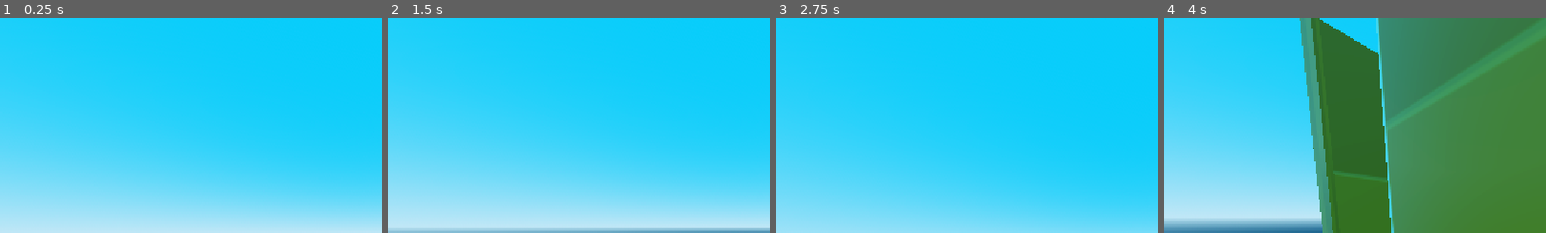
Above: before the commit, frames 1-4 (left to right).
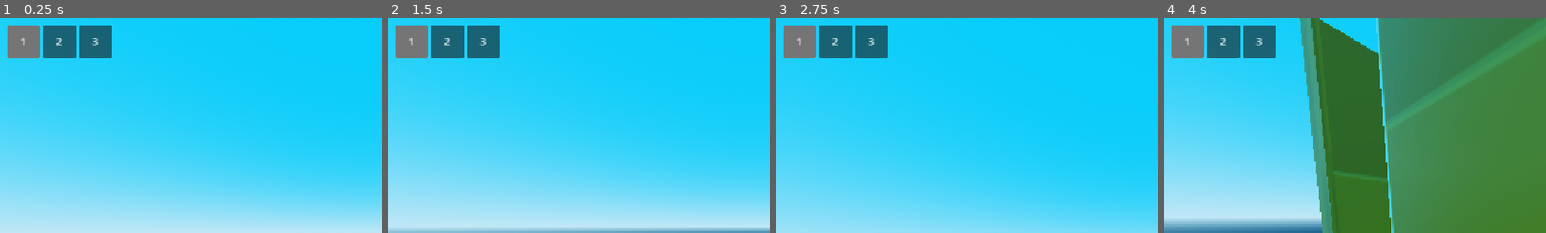
Above: after the commit, the same moments.

Repository: sharkpossum/Hex-Factor
Game: Godot game, scene res://scenes/world/world.tscn
The game is run twice, just before and just after one commit, with the same random seed, the same clock (stepped at 60 frames per second) and the same inputs.
Inputs (mouse positions are % of the whole screen's width and height, from its top left):
- Up to frame 1 (0.25 s): no input
- Up to frame 2 (1.5 s): move the mouse to (55, 50) at 0.52 s; hold W (forward) from 0.53 s (still down); tap E (interact) at 0.6 s; tap Space (jump) at 0.77 s; move the mouse to (45, 50) at 1.27 s; tap C (crouch) at 1.35 s
- Up to frame 3 (2.75 s): keep holding W (forward); tap Space (jump) at 1.52 s; tap E (interact) at 1.55, 2.1 s; move the mouse to (52, 48) at 2.02 s
- Up to frame 4 (4 s): keep holding W (forward); move the mouse to (49, 52) at 2.77 s; click (49, 52) at 2.85 s; tap Space (jump) at 3.02, 3.77 s; tap E (interact) at 3.05, 3.8 s; move the mouse to (57, 51) at 3.52 s; tap Shift (sprint) at 3.6 s
The pictures show only the part of the screen within x 0-50%, y 0-50%; the shares and areas given below are measured in that part.

The runs differ from the first frame. In frame 1, 3.9% of the frame differs, in the area x 2-30%, y 3-19%; in frame 2, 3.9%; in frame 3, 3.9%; in frame 4, 3.9%.

Commit message:
created hotbar UI, removed unnecessary preloads

Diff:
--- a/project.godot
+++ b/project.godot
@@ -87,6 +87,21 @@
 "events": [Object(InputEventMouseButton,"resource_local_to_scene":false,"resource_name":"","device":-1,"window_id":0,"a …(253 unchanged characters)…
 ]
 }
+hotkey_1={
+"deadzone": 0.2,
+"events": [Object(InputEventKey,"resource_local_to_scene":false,"resource_name":"","device":-1,"window_id":0,"alt_pressed":false,"shift_pressed":false,"ctrl_pressed":false,"meta_pressed":false,"pressed":false,"keycode":0,"physical_keycode":49,"key_label":0,"unicode":49,"location":0,"echo":false,"script":null)
+]
+}
+hotkey_2={
+"deadzone": 0.2,
+"events": [Object(InputEventKey,"resource_local_to_scene":false,"resource_name":"","device":-1,"window_id":0,"alt_pressed":false,"shift_pressed":false,"ctrl_pressed":false,"meta_pressed":false,"pressed":false,"keycode":0,"physical_keycode":50,"key_label":0,"unicode":50,"location":0,"echo":false,"script":null)
+]
+}
+hotkey_3={
+"deadzone": 0.2,
+"events": [Object(InputEventKey,"resource_local_to_scene":false,"resource_name":"","device":-1,"window_id":0,"alt_pressed":false,"shift_pressed":false,"ctrl_pressed":false,"meta_pressed":false,"pressed":false,"keycode":0,"physical_keycode":51,"key_label":0,"unicode":51,"location":0,"echo":false,"script":null)
+]
+}
 
 [layer_names]
 
--- a/scenes/player/player.tscn
+++ b/scenes/player/player.tscn
@@ -1,19 +1,21 @@
-[gd_scene load_steps=18 format=3 uid="uid://df4cptti61gjf"]
+[gd_scene load_steps=20 format=3 uid="uid://df4cptti61gjf"]
 
 [ext_resource type="Script" uid="uid://c6ookd8igxpbd" path="res://scenes/player/player.gd" id="1_8afob"]
 [ext_resource type="Script" uid="uid://d0gqgbr6j57ku" path="res://scenes/player/head.gd" id="2_0owmy"]
 [ext_resource type="Script" uid="uid://d2hchdfcm54xq" path="res://scenes/player/player_gui.gd" id="2_fcs02"]
 [ext_resource type="Script" uid="uid://g3oyeat67n0i" path="res://scripts/states/State_Machine.gd" id="3_gmlin"]
+[ext_resource type="PackedScene" uid="uid://cqseil26u8ago" path="res://scenes/player/ui/hotbar_ui.tscn" id="3_myrg7"]
+[ext_resource type="PackedScene" uid="uid://c608uaatt5mr6" path="res://scenes/ui/Reticle.tscn" id="4_kvlxm"]
 [ext_resource type="Script" uid="uid://b7gd5fncajrhf" path="res://scripts/Player_Stats.gd" id="4_lvxji"]
 [ext_resource type="Script" uid="uid://blm1er027g3ae" path="res://scenes/player/states/movement/Walking.gd" id="4_p47bc"]
 [ext_resource type="Resource" uid="uid://bbv1n18l8nhma" path="res://scenes/player/states/resources/player_inventory.tres" id="5_fm80t"]
 [ext_resource type="Resource" uid="uid://c0ajcrf01ge0x" path="res://scenes/player/states/resources/player_config.tres" id="5_je7p5"]
 [ext_resource type="Script" uid="uid://3uouxr0i3o4g" path="res://scenes/player/states/movement/Sprinting.gd" id="5_p47bc"]
 [ext_resource type="Script" uid="uid://df6uony5jsrkw" path="res://scenes/player/states/movement/Crouching.gd" id="6_75vfm"]
-[ext_resource type="Script" uid="uid://bwyryc1isr0m5" path="res://scenes/player/states/interaction/Neutral.gd" id="9_5gtgg"]
 [ext_resource type="Script" uid="uid://cocnkjd2dqw2i" path="res://scenes/player/states/interaction/In_Inventory.gd" id="10_h17s1"]
 [ext_resource type="Script" uid="uid://b02xxwca4h31" path="res://scenes/player/states/movement/In_Menu.gd" id="12_fm80t"]
 [ext_resource type="Script" uid="uid://8adk86412iwr" path="res://scripts/components/Component_Manager.gd" id="13_gx1jg"]
+[ext_resource type="Script" uid="uid://bwyryc1isr0m5" path="res://scenes/player/states/interaction/Neutral.gd" id="14_kvlxm"]
 [ext_resource type="Script" uid="uid://chr7p01seflwc" path="res://scripts/components/Inventory_Component.gd" id="14_ugbui"]
 
 [sub_resource type="CapsuleMesh" id="CapsuleMesh_x7p2l"]
@@ -35,6 +37,15 @@
 grow_vertical = 2
 mouse_filter = 1
 script = ExtResource("2_fcs02")
+
+[node name="HotbarUI" parent="PlayerGUI" instance=ExtResource("3_myrg7")]
+unique_name_in_owner = true
+layout_mode = 1
+anchors_preset = 15
+
+[node name="Reticle" parent="PlayerGUI" instance=ExtResource("4_kvlxm")]
+unique_name_in_owner = true
+layout_mode = 1
 
 [node name="PlayerBody" type="CharacterBody3D" parent="."]
 unique_name_in_owner = true
@@ -95,11 +106,12 @@
 script = ExtResource("3_gmlin")
 initial_state = NodePath("Neutral")
 
-[node name="Neutral" type="Node" parent="InteractingState"]
-script = ExtResource("9_5gtgg")
-
 [node name="In_Inventory" type="Node" parent="InteractingState"]
 script = ExtResource("10_h17s1")
+
+[node name="Neutral" type="Node" parent="InteractingState"]
+script = ExtResource("14_kvlxm")
+metadata/_custom_type_script = "uid://bwyryc1isr0m5"
 
 [node name="Component_Manager" type="Node" parent="."]
 script = ExtResource("13_gx1jg")
--- a/scenes/player/states/interaction/In_Menu_State.gd
+++ b/scenes/player/states/interaction/In_Menu_State.gd
@@ -5,6 +5,8 @@
 @onready var player_movement_state: State_Machine = %MovementState
 
 func Enter():
+	%HotbarUI.visible = false;
+	%Reticle.visible = false;
 	Input.mouse_mode = Input.MOUSE_MODE_VISIBLE
 	player_stats.CAN_MOVE = false
 	player_stats.CAN_LOOK = false
@@ -12,6 +14,8 @@
 
 
 func Exit():
+	%HotbarUI.visible = true;
+	%Reticle.visible = true;
 	Input.mouse_mode = Input.MOUSE_MODE_CAPTURED
 	player_stats.CAN_MOVE = true
 	player_stats.CAN_LOOK = true
--- a/scenes/player/states/interaction/Neutral.gd
+++ b/scenes/player/states/interaction/Neutral.gd
@@ -6,16 +6,10 @@
 var interaction_target: Node3D
 var interaction_target_component: Interactible_Component
 
-var recticle_scene = preload("res://scenes/ui/Reticle.tscn")
-var recticle: Control
-
 func Enter():
-	recticle = recticle_scene.instantiate()
-	GUI.add_child(recticle)
 	Input.mouse_mode = Input.MOUSE_MODE_CAPTURED
 
 func Exit():
-	GUI.remove_child(recticle)
 	pass
 
 func Physics_Update(_delta: float):
--- /dev/null
+++ b/scenes/player/ui/hotbar_ui.tscn
@@ -0,0 +1,83 @@
+[gd_scene format=3 uid="uid://cqseil26u8ago"]
+
+[node name="HotbarUI" type="Control"]
+layout_mode = 3
+anchor_right = 1.0
+anchor_bottom = 1.0
+grow_horizontal = 2
+grow_vertical = 2
+mouse_filter = 1
+
+[node name="HBoxContainer" type="HBoxContainer" parent="."]
+layout_mode = 1
+anchors_preset = -1
+offset_left = 10.0
+offset_top = 10.0
+offset_right = 10.0
+offset_bottom = 10.0
+
+[node name="Hotbar_Slot_1" type="Panel" parent="HBoxContainer"]
+custom_minimum_size = Vector2(50, 50)
+layout_mode = 2
+mouse_filter = 1
+
+[node name="CenterContainer" type="CenterContainer" parent="HBoxContainer/Hotbar_Slot_1"]
+layout_mode = 1
+anchors_preset = 15
+anchor_right = 1.0
+anchor_bottom = 1.0
+grow_horizontal = 2
+grow_vertical = 2
+
+[node name="Label" type="Label" parent="HBoxContainer/Hotbar_Slot_1/CenterContainer"]
+layout_mode = 2
+text = "1"
+horizontal_alignment = 1
+vertical_alignment = 1
+
+[node name="Selector" type="ColorRect" parent="HBoxContainer/Hotbar_Slot_1"]
+z_index = -5
+layout_mode = 1
+anchors_preset = 15
+anchor_right = 1.0
+anchor_bottom = 1.0
+grow_horizontal = 2
+grow_vertical = 2
+
+[node name="Hotbar_Slot_2" type="Panel" parent="HBoxContainer"]
+custom_minimum_size = Vector2(50, 50)
+layout_mode = 2
+mouse_filter = 1
+
+[node name="CenterContainer" type="CenterContainer" parent="HBoxContainer/Hotbar_Slot_2"]
+layout_mode = 1
+anchors_preset = 15
+anchor_right = 1.0
+anchor_bottom = 1.0
+grow_horizontal = 2
+grow_vertical = 2
+
+[node name="Label" type="Label" parent="HBoxContainer/Hotbar_Slot_2/CenterContainer"]
+layout_mode = 2
+text = "2"
+horizontal_alignment = 1
+vertical_alignment = 1
+
+[node name="Hotbar_Slot_3" type="Panel" parent="HBoxContainer"]
+custom_minimum_size = Vector2(50, 50)
+layout_mode = 2
+mouse_filter = 1
+
+[node name="CenterContainer" type="CenterContainer" parent="HBoxContainer/Hotbar_Slot_3"]
+layout_mode = 1
+anchors_preset = 15
+anchor_right = 1.0
+anchor_bottom = 1.0
+grow_horizontal = 2
+grow_vertical = 2
+
+[node name="Label" type="Label" parent="HBoxContainer/Hotbar_Slot_3/CenterContainer"]
+layout_mode = 2
+text = "3"
+horizontal_alignment = 1
+vertical_alignment = 1
